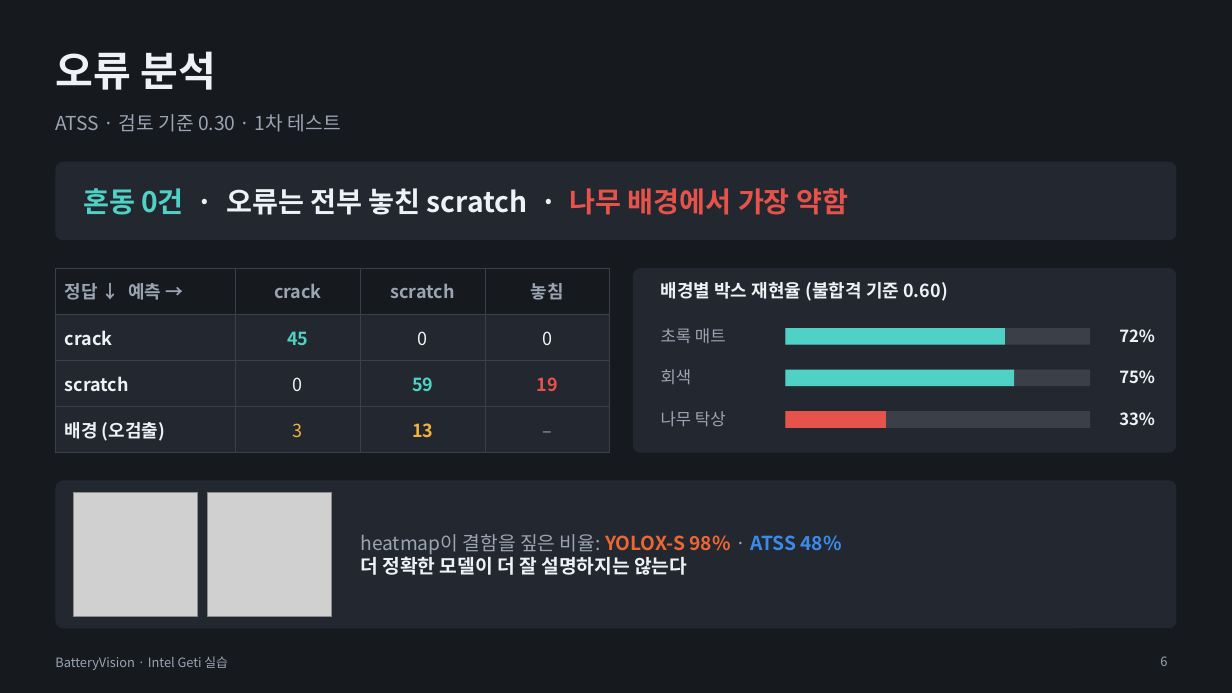
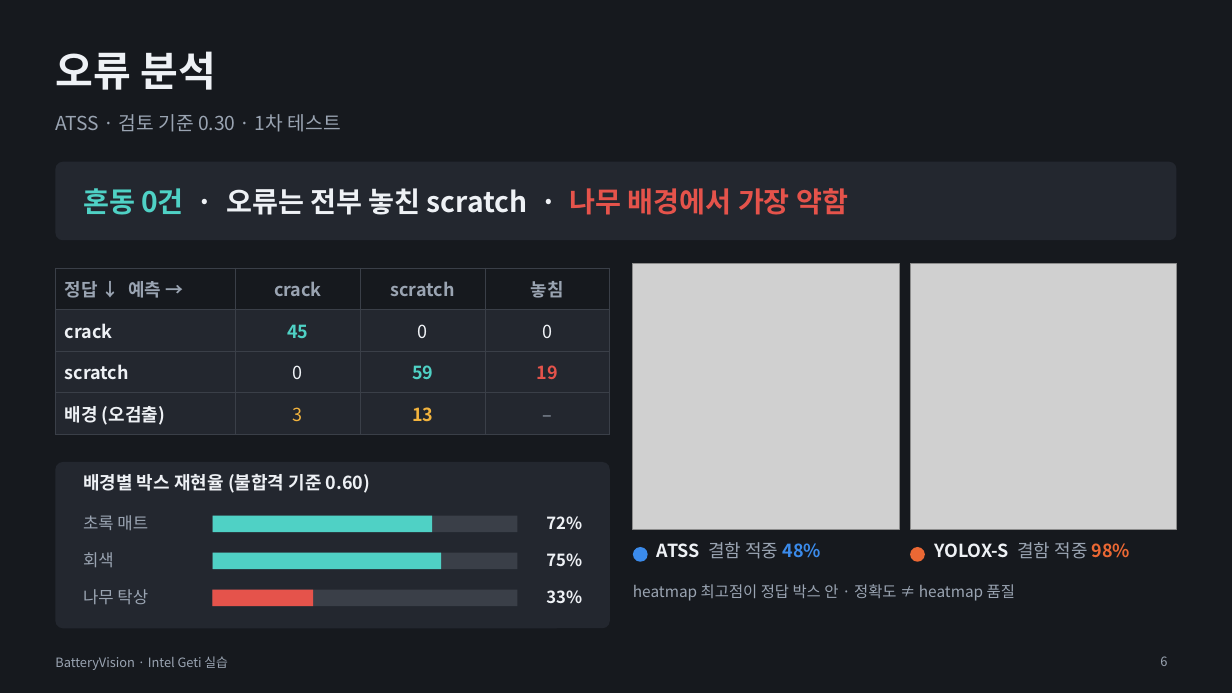
Before and after one commit to se4nchoi/batteryvision, a slide deck: slide 6 of docs/submission/BatteryVision_발표.pptx. Drawn at 1232x693 pixels with LibreOffice and Linux fonts; fonts in the diff are those of the drawing; grey boxes stand for pictures. Boxes give left, top, right and bottom in pixels: in the first picture for what was removed or moved away, otherwise in the second. Text is boxed around its words. In the diff, an @@ line names an element or a change of style, - is before the commit and + after.

```diff
--- a/docs/submission/BatteryVision_발표.pptx
+++ b/docs/submission/BatteryVision_발표.pptx
@@ table: place and size @@
-table at [55,268,610,445]
+table at [55,268,610,429]
@@ picture: place and size @@
-picture at [74,493,198,616]
+picture at [633,263,899,530]
@@ picture: place and size @@
-picture at [208,493,332,616]
+picture at [910,263,1177,530]
@@ rounded rectangle: place and size @@
-rounded rectangle at [633,268,1177,453]
+rounded rectangle at [55,462,610,628]
@@ rounded rectangle at [55,462,610,628]: proportions changed @@
@@ text "배경별 박스 재현율 (불합격 기준 ...": place and size @@
-text "배경별 박스 재현율 (불합격 기준 ..." at [661,282,947,301]
+text "배경별 박스 재현율 (불합격 기준 ..." at [83,474,370,493]
@@ rounded rectangle removed at [55,481,1177,628] @@
@@ text "초록 매트": place and size @@
-text "초록 매트" at [661,328,726,343]
+text "초록 매트" at [83,515,148,530]
@@ rectangle: place and size @@
-rectangle at [786,328,1091,345]
+rectangle at [213,516,518,532]
@@ rectangle: place and size @@
-rectangle at [786,328,1006,345]
+rectangle at [213,516,433,532]
@@ text removed at [360,534,842,575] @@
-heatmap이 결함을 짚은 비율: YOLOX-S 98% · ATSS 48%
-더 정확한 모델이 더 잘 설명하지는 않는다
@@ text "회색": place and size @@
-text "회색" at [661,369,692,384]
+text "회색" at [83,552,114,567]
@@ 2 texts, 2 rectangles: place and size @@
-2 texts, 2 rectangles at [786,329,1155,386]
+2 texts, 2 rectangles at [213,516,582,569]
@@ ellipse added at [633,547,648,562], fill #3B8BEB @@
@@ text added at [657,542,821,559], 14 pt, text #EEF1F5, bold @@
+ATSS 결함 적중 48%
@@ ellipse added at [910,547,925,562], fill #EB6834 @@
@@ text added at [934,542,1131,559], 14 pt, text #EEF1F5, bold @@
+YOLOX-S 결함 적중 98%
@@ text "나무 탁상": place and size @@
-text "나무 탁상" at [661,411,726,426]
+text "나무 탁상" at [83,589,148,604]
@@ 2 rectangles, 1 text: place and size @@
-2 rectangles, 1 text at [786,411,1155,428]
+2 rectangles, 1 text at [213,590,582,606]
@@ text added at [633,584,1015,601], 12 pt, text #9AA4B2 @@
+heatmap 최고점이 정답 박스 안 · 정확도 ≠ heatmap 품질
```
Also in this commit, not shown: 8 other slides changed, 1 other file.
